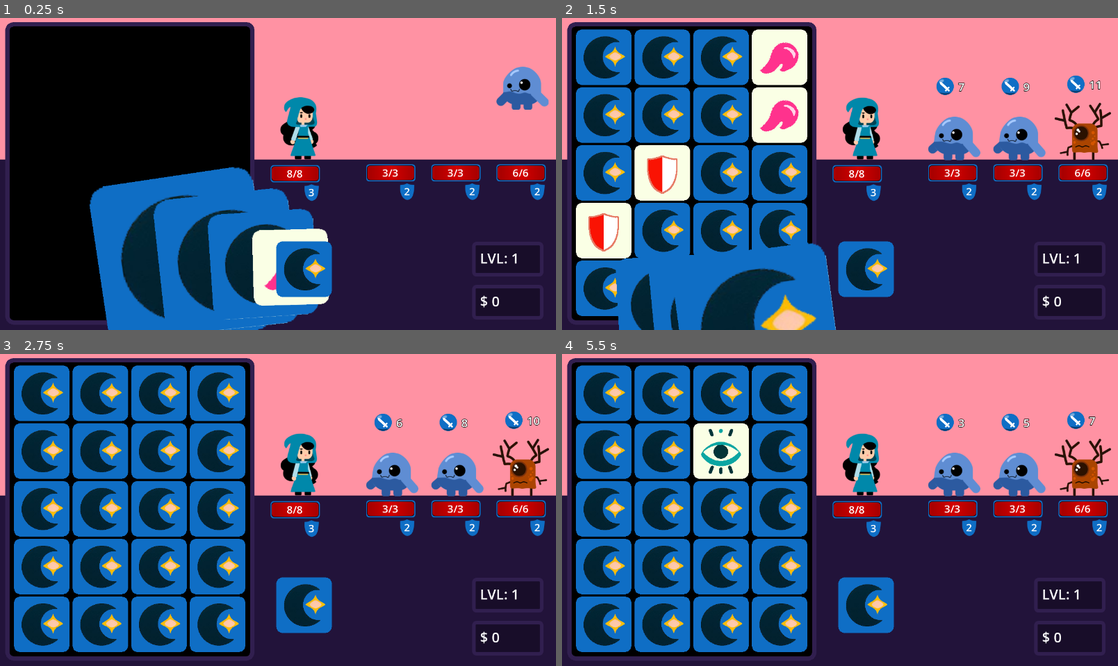
Above: before the commit, frames 1-4 (two rows, left to right).
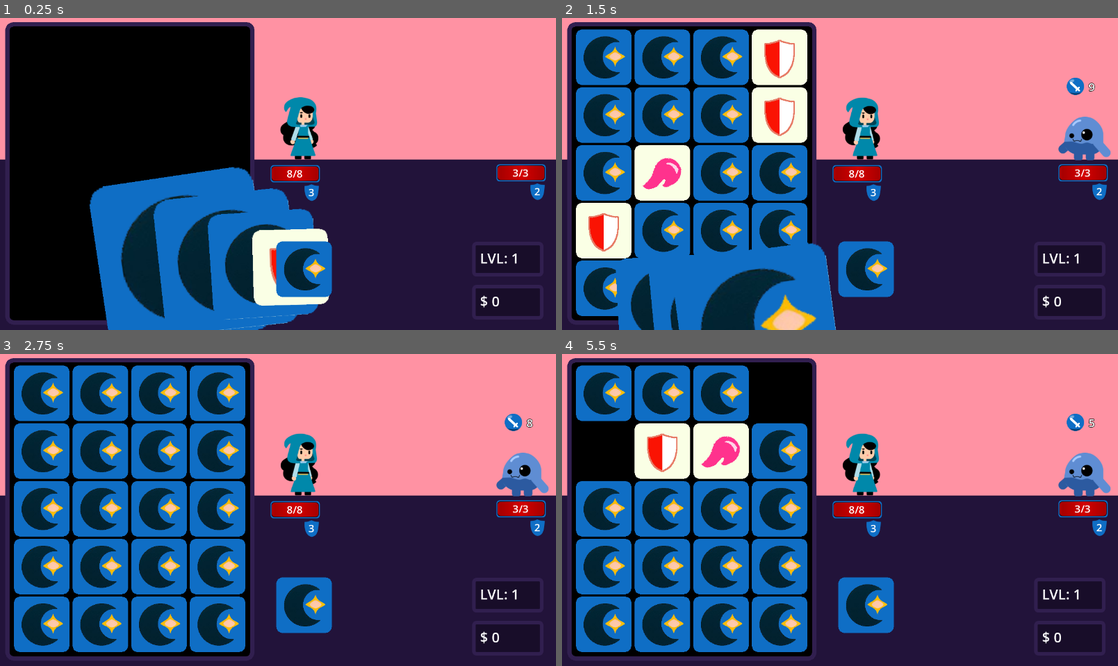
Above: after the commit, the same moments.

Repository: Cirrus-Minor/Spellbound-Memory
Game: Godot game, scene res://Scenes/main.tscn
The game is run twice, just before and just after one commit, with the same random seed, the same clock (stepped at 60 frames per second) and the same inputs.
Inputs (mouse positions are in pixels of both pictures, inside the frame that each line leads up to):
- Up to frame 1 (0.25 s): no input
- Up to frame 2 (1.5 s): move the mouse to (628, 177) at 0.52 s; click (628, 177) at 0.67 s; move the mouse to (662, 58) at 1.27 s; click (662, 58) at 1.42 s
- Up to frame 3 (2.75 s): move the mouse to (155, 394) at 2.02 s; click (155, 394) at 2.17 s
- Up to frame 4 (5.5 s): tap Enter at 2.75 s; move the mouse to (778, 394) at 2.77 s; click (778, 394) at 2.92 s; move the mouse to (600, 450) at 3.52 s; click (600, 450) at 3.67 s; move the mouse to (662, 450) at 4.27 s; click (662, 450) at 4.42 s; move the mouse to (717, 450) at 5.02 s; click (717, 450) at 5.17 s

The runs differ from the first frame. In frame 1, 2.3% of the frame differs, in the area x 47-99%, y 15-88%; in frame 2, 6.4%; in frame 3, 4.6%; in frame 4, 10%, in the area x 2-99%, y 3-59%.

Commit message:
Add Level screen with loot

Diff:
--- /dev/null
+++ b/Scenes/card_info.tscn
@@ -0,0 +1,44 @@
+[gd_scene load_steps=5 format=3 uid="uid://5mepquwbookt"]
+
+[ext_resource type="Texture2D" uid="uid://bdek2qenbuvmt" path="res://Assets/Cards/cardset.png" id="1_dogys"]
+[ext_resource type="Script" path="res://Scripts/card_info.gd" id="1_j3nxa"]
+[ext_resource type="Texture2D" uid="uid://3kvmhhyggv4b" path="res://Assets/Cards/cardinfo.png" id="2_m1p01"]
+
+[sub_resource type="StyleBoxEmpty" id="StyleBoxEmpty_s702n"]
+
+[node name="CardInfo" type="Node2D"]
+position = Vector2(47, 130)
+script = ExtResource("1_j3nxa")
+
+[node name="Cardinfo" type="Sprite2D" parent="."]
+position = Vector2(256, 96)
+texture = ExtResource("2_m1p01")
+
+[node name="Sprite" type="Sprite2D" parent="."]
+position = Vector2(62, 60)
+scale = Vector2(0.65, 0.65)
+texture = ExtResource("1_dogys")
+hframes = 8
+vframes = 8
+frame = 1
+
+[node name="Title" type="Label" parent="."]
+offset_left = 120.0
+offset_top = 49.0
+offset_right = 241.0
+offset_bottom = 99.0
+theme_override_colors/font_color = Color(0, 0, 0, 1)
+theme_override_colors/font_outline_color = Color(0, 0, 0, 1)
+theme_override_constants/outline_size = 1
+theme_override_font_sizes/font_size = 30
+theme_override_styles/normal = SubResource("StyleBoxEmpty_s702n")
+text = "Fireball"
+
+[node name="Content" type="RichTextLabel" parent="."]
+offset_left = 28.0
+offset_top = 116.0
+offset_right = 485.0
+offset_bottom = 188.0
+theme_override_colors/default_color = Color(0, 0, 0, 1)
+bbcode_enabled = true
+text = "The [b]Fireball[/b] is an attack spell that inflicts [b]5 damages[/b] to the first monster."
--- a/Scenes/main_fight.tscn
+++ b/Scenes/main_fight.tscn
@@ -7,12 +7,14 @@
 [ext_resource type="PackedScene" uid="uid://eae21bejlvma" path="res://Scenes/player.tscn" id="4_yabtv"]
 [ext_resource type="Script" path="res://Scripts/game-over.gd" id="5_s6mcq"]
 [ext_resource type="PackedScene" uid="uid://digo5e4v67p23" path="res://Scenes/unit_ui.tscn" id="6_ic78m"]
+[ext_resource type="Script" path="res://Scripts/LevelEndNewCard.gd" id="6_pflc5"]
 [ext_resource type="Texture2D" uid="uid://bmfh3n7uncfpd" path="res://Assets/UI/SingleUI.png" id="7_w8cjg"]
 [ext_resource type="AudioStream" uid="uid://dd34qbfve5hid" path="res://Assets/Sound/combo.wav" id="9_p8fuy"]
 [ext_resource type="AudioStream" uid="uid://u3tgirxpc0o3" path="res://Assets/Sound/combo_end.wav" id="10_lff2h"]
 [ext_resource type="AudioStream" uid="uid://73tqur88hltx" path="res://Assets/Sound/cards_deal.wav" id="10_vsaxh"]
 [ext_resource type="AudioStream" uid="uid://c3ss7vualrgaa" path="res://Assets/Sound/card_turn.wav" id="11_b8wel"]
 [ext_resource type="AudioStream" uid="uid://8wrf4kinngyy" path="res://Assets/Sound/revive.wav" id="13_tgsfq"]
+[ext_resource type="PackedScene" uid="uid://5mepquwbookt" path="res://Scenes/card_info.tscn" id="14_hkp2r"]
 
 [node name="MainFight" type="Node2D"]
 script = ExtResource("1_6jo5b")
@@ -86,6 +88,45 @@
 text = "Exit
 "
 
+[node name="LevelEndNewCard" type="Node2D" parent="."]
+visible = false
+script = ExtResource("6_pflc5")
+
+[node name="CardInfo" parent="LevelEndNewCard" instance=ExtResource("14_hkp2r")]
+position = Vector2(46, 99)
+
+[node name="Label" type="Label" parent="LevelEndNewCard"]
+offset_left = 58.0
+offset_top = 53.0
+offset_right = 235.0
+offset_bottom = 79.0
+theme_override_font_sizes/font_size = 18
+text = "Congratulations, you've found this card:
+"
+
+[node name="BtnContinue" type="Button" parent="LevelEndNewCard/Label"]
+layout_mode = 0
+offset_left = 123.0
+offset_top = 419.0
+offset_right = 366.0
+offset_bottom = 494.0
+size_flags_horizontal = 8
+theme_override_font_sizes/font_size = 48
+toggle_mode = true
+text = "Continue"
+
+[node name="BtnExit" type="Button" parent="LevelEndNewCard/Label"]
+layout_mode = 0
+offset_left = 121.0
+offset_top = 518.0
+offset_right = 364.0
+offset_bottom = 593.0
+size_flags_horizontal = 8
+theme_override_font_sizes/font_size = 48
+toggle_mode = true
+text = "Exit
+"
+
 [node name="Player" parent="." instance=ExtResource("4_yabtv")]
 position = Vector2(682, 327)
 
@@ -143,3 +184,5 @@
 
 [connection signal="pressed" from="GameOver/BtnPlayAgain" to="." method="_on_btn_play_again_pressed"]
 [connection signal="pressed" from="GameOver/BtnExit" to="." method="_on_btn_exit_pressed"]
+[connection signal="pressed" from="LevelEndNewCard/Label/BtnContinue" to="." method="_on_btn_continue_pressed"]
+[connection signal="pressed" from="LevelEndNewCard/Label/BtnExit" to="." method="_on_btn_exit_pressed"]
--- /dev/null
+++ b/Scripts/LevelEndNewCard.gd
@@ -0,0 +1,15 @@
+extends Node2D
+
+@onready var card_info = $CardInfo
+
+# Called when the node enters the scene tree for the first time.
+func _ready():
+	pass # Replace with function body.
+
+
+# Called every frame. 'delta' is the elapsed time since the previous frame.
+func _process(delta):
+	pass
+
+func init_card(new_frame):
+	card_info.init_card(new_frame)
--- /dev/null
+++ b/Scripts/card_info.gd
@@ -0,0 +1,45 @@
+extends Node2D
+
+@onready var sprite = $Sprite
+@onready var text_title = $Title
+@onready var text_content = $Content
+
+var frame = 1
+
+# Called when the node enters the scene tree for the first time.
+func _ready():
+	pass # Replace with function body.
+
+
+# Called every frame. 'delta' is the elapsed time since the previous frame.
+func _process(delta):
+	pass
+
+func init_card(new_frame):
+	frame = new_frame
+	sprite.frame = frame
+
+	match frame:
+		1:
+			text_title.text = "Fireball"
+			text_content.text = "The [b]Fireball[/b] is an attack spell that inflicts [b]5 damages[/b] to the first monster."
+
+		3:
+			text_title.text = "Thunder"
+			text_content.text = "The [b]Thunder[/b] is an area attack spell that inflicts [b]2 damages[/b] to each monster."
+
+		4:
+			text_title.text = "Hand of Fate"
+			text_content.text = "The [b]Hand of Fate[/b] is a spell refilling the cards field."
+
+		5:
+			text_title.text = "Healing Spell"
+			text_content.text = "The [b]Healing Spell[/b] is a spell that heals [b]1 HP[/b] to the player."
+
+		6:
+			text_title.text = "Eye of the Wizard"
+			text_content.text = "The [b]Eye of the Wizard[/b] is a spell revealing [b]4 cards[/b]."
+
+		8:
+			text_title.text = "Wealth"
+			text_content.text = "The [b]Wealth[/b] is a spell generating [b]5 coins[/b]."
--- a/Scripts/game_state.gd
+++ b/Scripts/game-state.gd
@@ -31,7 +31,7 @@
 	level = 1
 	money = 0
 	money_total = 0
-	Deck = [ 2, 2, 2, 2, 2, 2, 2, 2, 2, 2, 6, 6, 6, 7, 7, 7, 7, 7, 7, 7, 7, 7, 7];
+	Deck = [ 2, 2, 2, 2, 2, 2, 2, 2, 2, 2, 2, 6, 7, 7, 7, 7, 7, 7, 7, 7, 7, 7];
 
 func add_money(gain):
 	money += gain
--- a/Scripts/main_fight.gd
+++ b/Scripts/main_fight.gd
@@ -23,6 +23,7 @@
 @onready var level_text = $HUD/Level
 @onready var money_text = $HUD/Money
 @onready var game_over_ui = $GameOver
+@onready var next_level_new_card_ui = $LevelEndNewCard
 @onready var sound_combo = $Sounds/Combo
 @onready var sound_combo_end = $Sounds/ComboEnd
 @onready var sound_cards_deal = $Sounds/CardsDeal
@@ -307,13 +308,15 @@
 	await get_tree().create_timer(1.0).timeout
 	state = Game_state.Victory
 	get_tree().call_group("cards", "make_fall")
-	await get_tree().create_timer(4.0).timeout # waits for 1 second
-	GameState.player_health = player_health
-	GameState.player_health_max = player_health_max
-	GameState.player_shields = player_shields_max
-	GameState.player_shields_max = player_shields_max
-	GameState.level += 1
-	level_success.emit()
+
+	var loot = [1, 3, 4, 5, 6, 8]
+	var new_card = loot.pick_random()
+	GameState.Deck.push_back(new_card)
+
+	next_level_new_card_ui.init_card(new_card)
+	next_level_new_card_ui.show()
+
+
 
 func process_game_over():
 	player_health = 0
@@ -331,17 +334,20 @@
 func _on_btn_exit_pressed():
 	get_tree().quit()
 
+func _on_btn_continue_pressed():
+	GameState.player_health = player_health
+	GameState.player_health_max = player_health_max
+	GameState.player_shields = player_shields_max
+	GameState.player_shields_max = player_shields_max
+	GameState.level += 1
+	level_success.emit()
+
 ##############################
 ##       LEVEL FACTORY      ##
 ##############################
 
 func generate_monsters():
 	monsters.clear()
-
-	add_monster(monster_03, monster_pos_1, 12)
-	add_monster(monster_01, monster_pos_2, 10)
-	add_monster(monster_01, monster_pos_3, 8)
-	return
 
 	match GameState.level:
 		1:
--- a/project.godot
+++ b/project.godot
@@ -17,7 +17,7 @@
 
 [autoload]
 
-GameState="*res://Scripts/game_state.gd"
+GameState="*res://Scripts/game-state.gd"
 
 [debug]
 
Binary file added: Assets/Cards/cardinfo.png
Not shown, added: Assets/Cards/cardinfo.png.import
Not shown: 1 places in Scenes/main_fight.tscn that only renumber resources
Not shown, changed: export_presets.cfg
